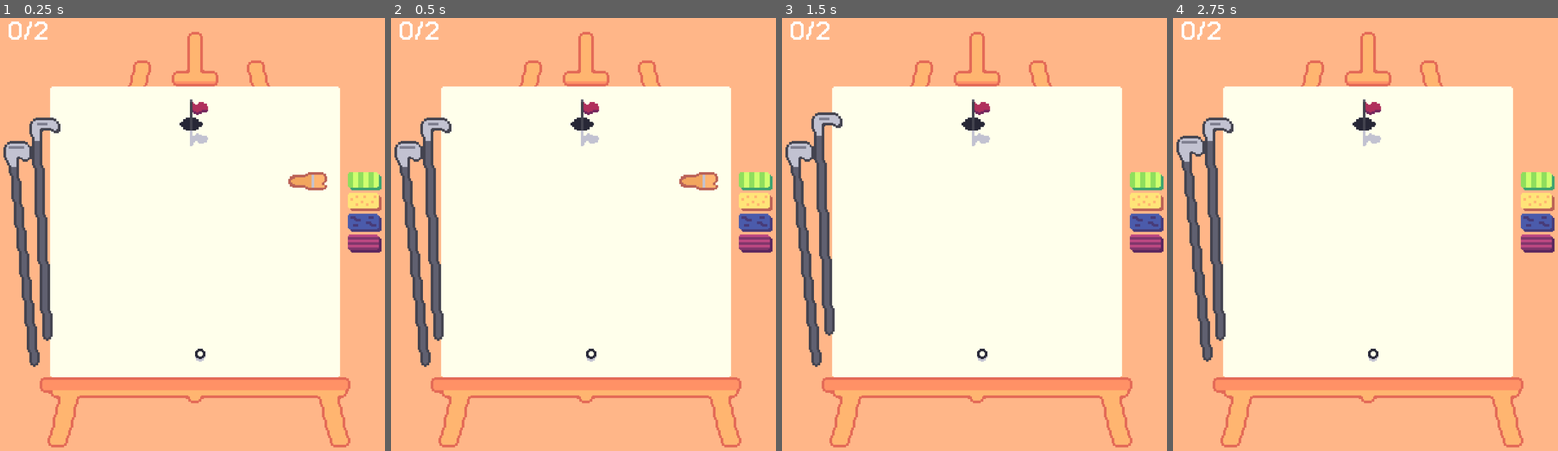
Above: before the commit, frames 1-4 (left to right).
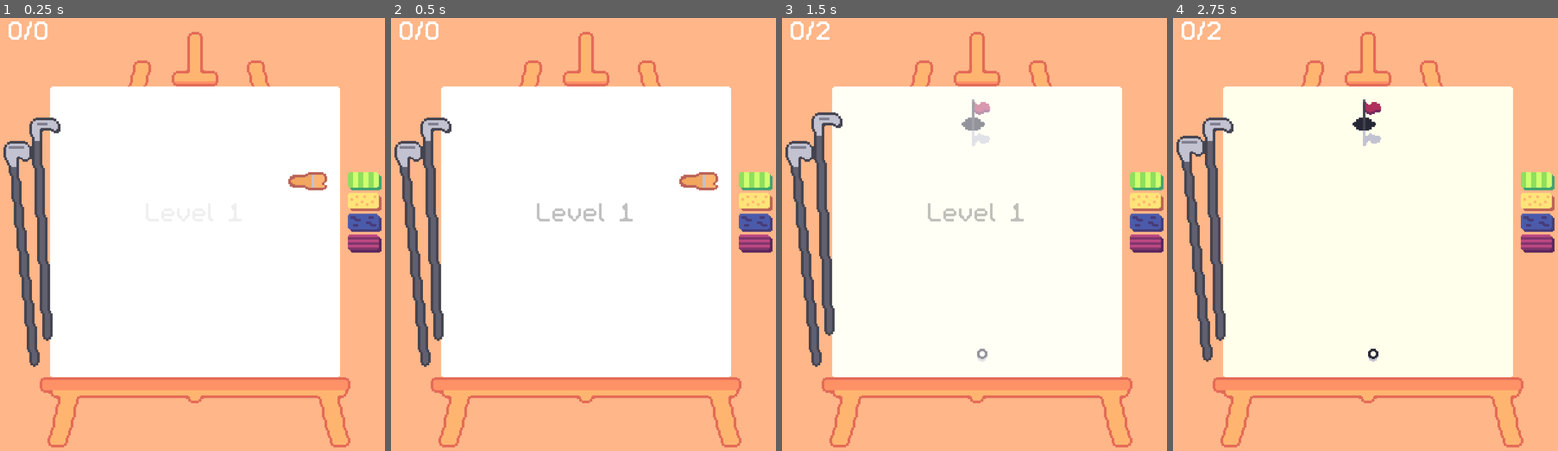
Above: after the commit, the same moments.

Repository: Pojemnik/golfech
Game: Godot game, scene res://scenes/main.tscn
Two runs of this game, one before a commit and one after it. Both use one fixed random seed, a clock stepped at 60 frames per second and the inputs below.
Inputs (mouse positions are in pixels of both pictures, inside the frame that each line leads up to):
- Up to frame 1 (0.25 s): no input
- Up to frame 2 (0.5 s): no input
- Up to frame 3 (1.5 s): click (805, 251) at 0.5 s; click (828, 221) at 1.25 s
- Up to frame 4 (2.75 s): click (1196, 251) at 2 s

The runs differ from the first frame. In frame 1, 0.5% of the frame differs, in the area x 8-55%, y 1-80%; in frame 2, 0.8%, in the area x 8-63%, y 1-80%; in frame 3, 0.7%; in frame 4, nothing differs.

Commit message:
Add level name and number display

Diff:
--- a/scenes/hit_counter.gd
+++ b/scenes/hit_counter.gd
@@ -7,7 +7,7 @@
 func _ready() -> void:
 	max_hit_count = GameManager.max_hit_count;
 	GameManager.hit_count_set.connect(_on_hit_count_set);
-	GameManager.level_started.connect(_on_level_stared);
+	GameManager.start_level.connect(_on_level_stared);
 	_update_label();
 
 
--- a/scenes/label.gdshader
+++ b/scenes/label.gdshader
@@ -1,6 +1,8 @@
 shader_type canvas_item;
+uniform vec4 color: source_color;
 
 void fragment() {
 	COLOR = texture(TEXTURE, UV.xy);
-	COLOR.a = round(COLOR.a);
+	COLOR.rgb = color.rgb;
+	COLOR.a = round(COLOR.a) * color.a;
 }
--- /dev/null
+++ b/scenes/level_complete.gd
@@ -0,0 +1,60 @@
+extends ColorRect
+
+@export var tween_duration: float = 1.0;
+
+signal tween_end;
+
+var text_visible: bool;
+var bg_visible: bool;
+var next_text;
+
+func on_tween_end():
+	tween_end.emit();
+
+
+func set_shader_value(value):
+	$Label.material.set_shader_parameter("color", value)
+
+
+func show_with_text(text: String):
+	var tween = get_tree().create_tween();
+	$Label.text = text;
+	tween.tween_property(self, "modulate", Color.WHITE, tween_duration);
+	tween.set_parallel(true);
+	tween.tween_method(set_shader_value, Color.TRANSPARENT, Color.BLACK, tween_duration);
+	tween.set_parallel(false);
+	tween.tween_callback(on_tween_end);
+	text_visible = true;
+	bg_visible = true;
+
+
+func fade_out(text: bool, bg: bool):
+	var tween = get_tree().create_tween();
+	if text:
+		tween.tween_method(set_shader_value, Color.BLACK, Color.TRANSPARENT, tween_duration);
+		if bg:
+			tween.set_parallel(true);
+	if bg:
+		tween.tween_property(self, "modulate", Color.TRANSPARENT, tween_duration);
+	tween.set_parallel(false);
+	if text:
+		text_visible = false;
+	if bg:
+		bg_visible = false;
+	tween.tween_callback(on_tween_end);
+
+
+func change_text(text: String):
+	var tween = get_tree().create_tween();
+	if text_visible:
+		next_text = text;
+		tween.tween_method(set_shader_value, Color.BLACK, Color.TRANSPARENT, tween_duration);
+		tween.tween_callback(_change_text_internal);
+	else:
+		$Label.text = text;
+	tween.tween_method(set_shader_value, Color.TRANSPARENT, Color.BLACK, tween_duration);
+	tween.tween_callback(on_tween_end);
+
+
+func _change_text_internal():
+	$Label.text = next_text;
--- /dev/null
+++ b/scenes/level_complete.tscn
@@ -0,0 +1,32 @@
+[gd_scene load_steps=6 format=3 uid="uid://de1vyy5bjy5r6"]
+
+[ext_resource type="Script" uid="uid://bmv70qk2ovd15" path="res://scenes/level_complete.gd" id="1_2e2w2"]
+[ext_resource type="Shader" uid="uid://diq3nytyo0g6r" path="res://scenes/label.gdshader" id="1_4x1ak"]
+[ext_resource type="FontFile" uid="uid://nbruq80r2xme" path="res://m5x7.ttf" id="2_2e2w2"]
+
+[sub_resource type="ShaderMaterial" id="ShaderMaterial_rovvh"]
+shader = ExtResource("1_4x1ak")
+shader_parameter/color = Color(0, 0, 0, 0)
+
+[sub_resource type="LabelSettings" id="LabelSettings_3oeyx"]
+font_color = Color(0, 0, 0, 1)
+
+[node name="LevelComplete" type="ColorRect"]
+modulate = Color(1, 1, 1, 0)
+offset_right = 112.0
+offset_bottom = 112.0
+script = ExtResource("1_2e2w2")
+
+[node name="Label" type="Label" parent="."]
+material = SubResource("ShaderMaterial_rovvh")
+layout_mode = 0
+offset_right = 112.0
+offset_bottom = 112.0
+theme_override_constants/line_spacing = -2
+theme_override_constants/outline_size = 0
+theme_override_fonts/font = ExtResource("2_2e2w2")
+theme_override_font_sizes/font_size = 16
+text = "Level complete"
+label_settings = SubResource("LabelSettings_3oeyx")
+horizontal_alignment = 1
+vertical_alignment = 1
--- a/scenes/main.tscn
+++ b/scenes/main.tscn
@@ -16,6 +16,7 @@
 [ext_resource type="Shader" uid="uid://diq3nytyo0g6r" path="res://scenes/label.gdshader" id="11_0ld40"]
 [ext_resource type="Script" uid="uid://bgv67k1wrjs52" path="res://scenes/ui_viewport.gd" id="11_gqmmt"]
 [ext_resource type="Texture2D" uid="uid://bokutfbfm2gd1" path="res://ase/easel.png" id="11_ya4ey"]
+[ext_resource type="PackedScene" uid="uid://de1vyy5bjy5r6" path="res://scenes/level_complete.tscn" id="11_yc10j"]
 [ext_resource type="FontFile" uid="uid://nbruq80r2xme" path="res://m5x7.ttf" id="12_0ld40"]
 [ext_resource type="Texture2D" uid="uid://cabhpl2exoi3s" path="res://tex/driver.png" id="12_trceg"]
 [ext_resource type="Script" uid="uid://bw0qt1recwgpl" path="res://scenes/sub_viewport.gd" id="12_yc10j"]
@@ -41,8 +42,9 @@
 [sub_resource type="ShaderMaterial" id="ShaderMaterial_h2yge"]
 shader = ExtResource("1_0xm2m")
 
-[sub_resource type="ShaderMaterial" id="ShaderMaterial_yc10j"]
+[sub_resource type="ShaderMaterial" id="ShaderMaterial_gqmmt"]
 shader = ExtResource("11_0ld40")
+shader_parameter/color = Color(1, 1, 1, 1)
 
 [node name="Main" type="Control"]
 layout_mode = 3
@@ -102,6 +104,18 @@
 script = ExtResource("2_h2yge")
 levels = Array[ExtResource("3_tbgi4")]([ExtResource("18_qkpxi"), ExtResource("17_tel4y"), ExtResource("16_fv21b"), ExtR …(237 unchanged characters)…
 
+[node name="ColorRect" type="ColorRect" parent="SubViewportContainer/SubViewport"]
+offset_right = 112.0
+offset_bottom = 112.0
+
+[node name="LevelParent" type="Control" parent="SubViewportContainer/SubViewport"]
+layout_mode = 3
+anchors_preset = 0
+offset_right = 112.0
+offset_bottom = 112.0
+
+[node name="LevelComplete" parent="SubViewportContainer/SubViewport" instance=ExtResource("11_yc10j")]
+
 [node name="UiViewport" type="SubViewportContainer" parent="."]
 material = SubResource("ShaderMaterial_choun")
 layout_mode = 0
@@ -125,12 +139,13 @@
 mouse_filter = 1
 
 [node name="HitCounter" type="Label" parent="UiViewport/SubViewport/Control"]
-material = SubResource("ShaderMaterial_yc10j")
+material = SubResource("ShaderMaterial_gqmmt")
 layout_mode = 0
 offset_left = 12.0
 offset_top = -29.0
 offset_right = 48.2
 offset_bottom = -6.0
+theme_override_colors/font_color = Color(1, 0.34246424, 0.6213723, 1)
 theme_override_constants/line_spacing = -2
 theme_override_constants/outline_size = 0
 theme_override_fonts/font = ExtResource("12_0ld40")
--- a/scripts/game_manager.gd
+++ b/scripts/game_manager.gd
@@ -5,7 +5,7 @@
 
 signal hit_count_set(count: int);
 signal level_finished;
-signal level_started(max_hit_count: int);
+signal start_level(max_hit_count: int);
 
 
 func set_hit_count(count: int):
@@ -22,4 +22,4 @@
 func call_level_start(count: int):
 	max_hit_count = count;
 	current_hit_count = 0;
-	level_started.emit(max_hit_count);
+	start_level.emit(max_hit_count);
--- a/scripts/level_data.gd
+++ b/scripts/level_data.gd
@@ -3,3 +3,4 @@
 
 @export var scene: PackedScene;
 @export var hit_count: int;
+@export var name: String;
--- a/scripts/level_loader.gd
+++ b/scripts/level_loader.gd
@@ -1,13 +1,14 @@
 extends SubViewport
 class_name LevelLoader;
 
+@export var levels: Array[LevelData]
+
 var level: Node = null;
-@export var levels: Array[LevelData]
 var current_level_idx = null;
 
 
 func _ready() -> void:
-	GameManager.level_finished.connect(next_level);
+	GameManager.level_finished.connect(clear_level);
 	if !level:
 		load_level(0);
 
@@ -17,19 +18,30 @@
 		load_level(current_level_idx + 1);
 
 
-func reload_level():
-	load_level(current_level_idx);
-
-
 func load_level(level_idx: int):
+	if $LevelComplete.bg_visible:
+		$LevelComplete.change_text("Level %d\n%s" % [level_idx + 1, levels[level_idx].name])
+	else:
+		$LevelComplete.show_with_text("Level %d\n%s" % [level_idx + 1, levels[level_idx].name])
+	await $LevelComplete.tween_end;
+	$LevelComplete.fade_out(true, true);
 	if (level_idx >= levels.size()):
 		print("Game finished");
 		return;
-	if level:
-		level.queue_free();
 	var instance = levels[level_idx].scene.instantiate();
 	print("Load level ", levels[level_idx].scene.resource_path);
-	call_deferred("add_child", instance);
+	$LevelParent.call_deferred("add_child", instance);
 	level = instance;
 	current_level_idx = level_idx;
 	GameManager.call_level_start(levels[level_idx].hit_count);
+
+
+func clear_level():
+	$LevelComplete.show_with_text("Level complete");
+	await $LevelComplete.tween_end;
+	$LevelComplete.fade_out(true, false);
+	await $LevelComplete.tween_end;
+	if level:
+		level.queue_free();
+		level = null;
+	next_level();
Not shown, added: scenes/level_complete.gd.uid
Not shown: 1 places in scenes/main.tscn that only renumber resources
